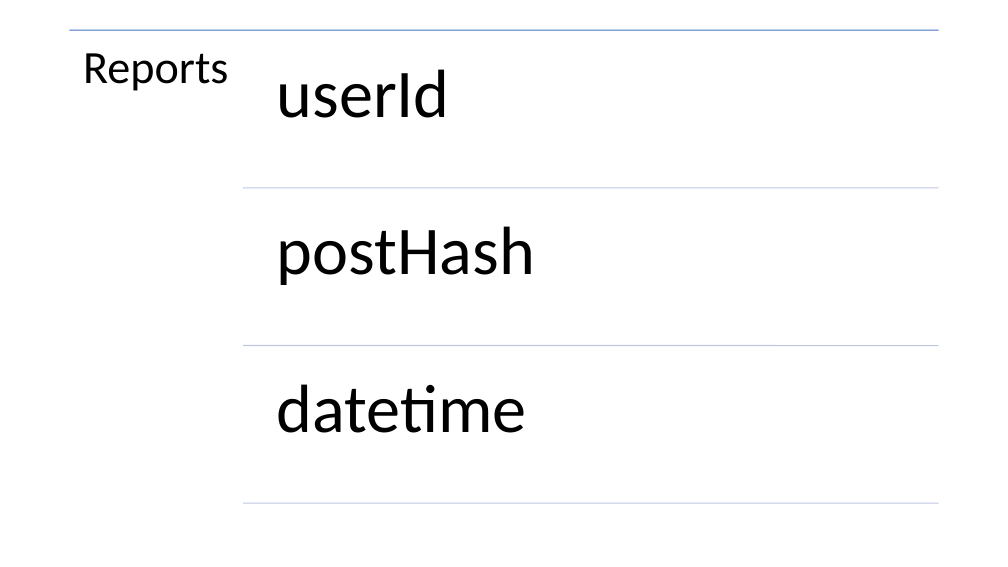
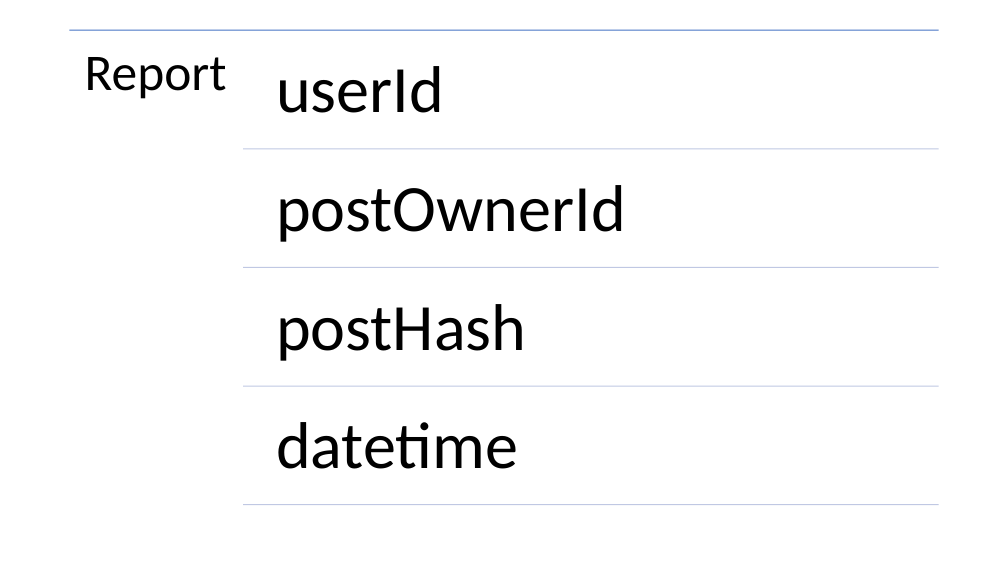
Before and after one commit to jm55/CCAPDEV-MCO, a slide deck: slide 9 of Official/MCO Design.pptx. Drawn at 1008x567 pixels with LibreOffice and Linux fonts; fonts in the diff are those of the drawing. Boxes give left, top, right and bottom in pixels: in the first picture for what was removed or moved away, otherwise in the second. Text is boxed around its words. In the diff, an @@ line names an element or a change of style, - is before the commit and + after.

Commit message:
Multiple Changes
1. Added DB access for User (other profiles) and Post (view individual post)
2. Tested and fixed issues on Home adding post.
3. Deprecated use of tempDB.
4. Added save and delete posts

```diff
--- a/Official/MCO Design.pptx
+++ b/Official/MCO Design.pptx
@@ text at [85,57,227,99]: text changed; size 44 to 49 pt @@
-Reports
+Report
@@ line moved from (243, 188) - (939, 188) to (243, 149) - (939, 149) @@
@@ text added at [276,185,626,242], 63 pt, text #000000 @@
+postOwnerId
@@ line added from (243, 268) to (939, 268), #C1C9E4 1 pt @@
@@ size 65 to 63 pt in 3 elements at [276,422,518,469], [276,66,444,113], [276,304,526,361] @@
@@ text "postHash": place and size @@
-text "postHash" at [277,226,535,285]
+text "postHash" at [276,304,526,361]
@@ line moved from (243, 346) - (939, 346) to (243, 386) - (939, 386) @@
@@ text "datetime": place and size @@
-text "datetime" at [277,384,527,433]
+text "datetime" at [276,422,518,469]
```
Also in this commit, not shown: 1 other slide changed, 25 other files.
